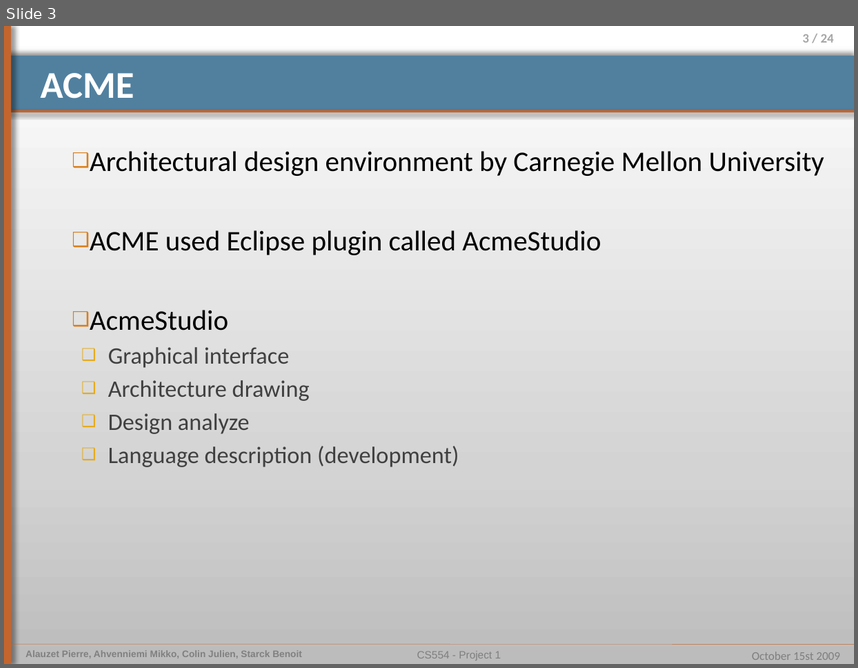
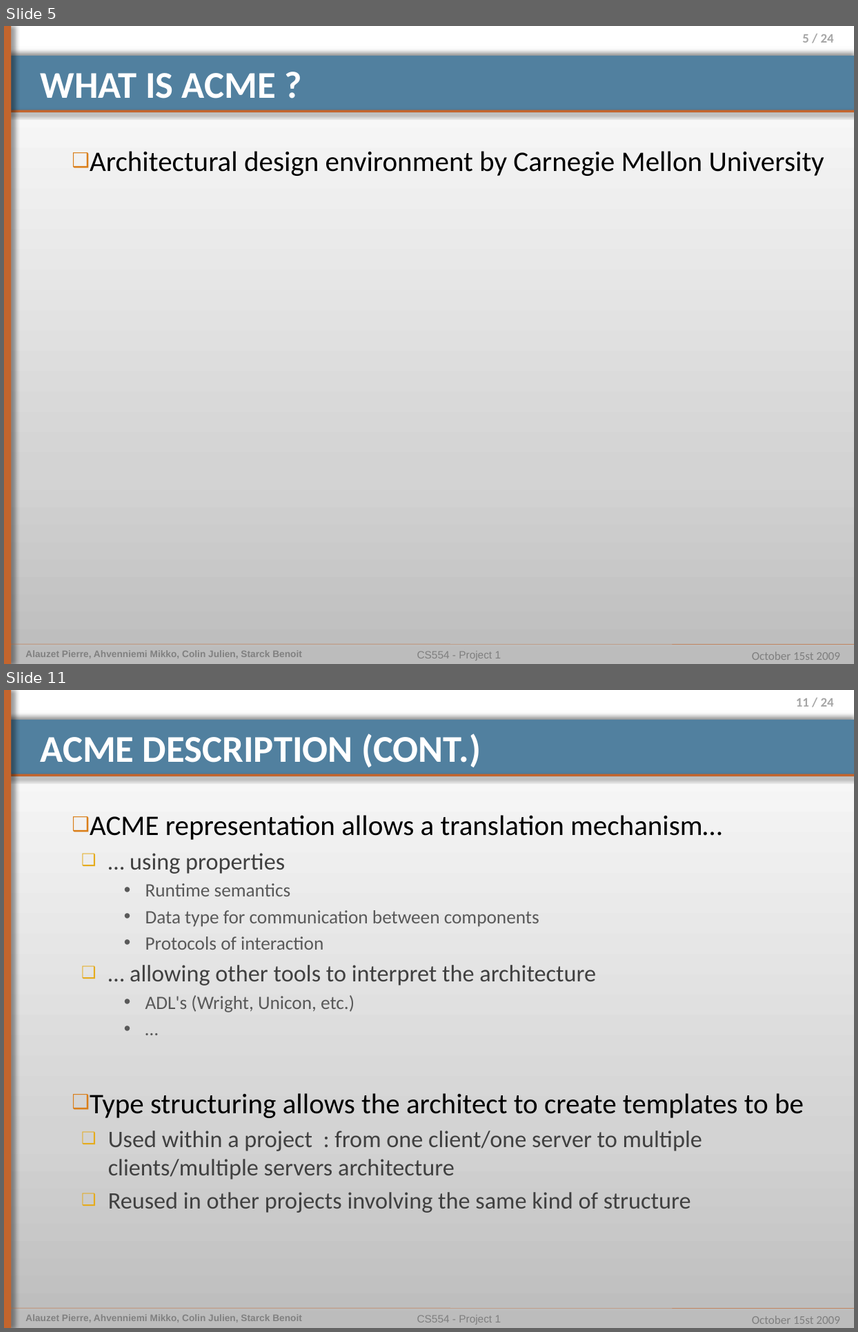
Before and after one commit to pierrealauzet/euroteam, a slide deck: Project 2/Part1/CS554_EuroTeam_Project2_OP4.pptx. Shown one above the other, each under a label of ours: slide 3 before the commit, slides 5 and 11 after it; the slides between them are not shown. The pictures are 858x668 and 858x1332 pixels, drawn with LibreOffice and Linux fonts; fonts in the diff are those of the drawing. Boxes give left, top, right and bottom in pixels: in the first picture for what was removed or moved away, otherwise in the second. Text is boxed around its words. In the diff, an @@ line names an element or a change of style, - is before the commit and + after.

```diff
--- a/Project 2/Part1/CS554_EuroTeam_Project2_OP4.pptx
+++ b/Project 2/Part1/CS554_EuroTeam_Project2_OP4.pptx
@@ slide 11 added at [4, 690, 854, 1328], background gradient #BDBDBD to #D3D3D3 to #FFFFFF; not listed: 9 template elements that a slide beside it also shows @@
@@ title added at [41, 733, 481, 767], 32 pt, text #FFFFFF, bold @@
+ACME DESCRIPTION (CONT.)
@@ text added at [90, 815, 804, 1212], 20 pt, text #404040 @@
+❑ ACME representation allows a translation mechanism…
+  ❑ … using properties
+    • Runtime semantics
+    • Data type for communication between components
+    • Protocols of interaction
+  ❑ … allowing other tools to interpret the architecture
+    • ADL's (Wright, Unicon, etc.)
+    • …
+❑ Type structuring allows the architect to create templates to be
+  ❑ Used within a project : from one client/one server to multiple clients/multiple servers architecture
+  ❑ Reused in other projects involving the same kind of structure
@@ what was slide 3 is now slide 5 @@
@@ slide 5 changed as well @@
@@ page number at [802, 34, 834, 43]: text changed @@
-3 / 24
+5 / 24
@@ title at [41, 73, 276, 98]: text changed @@
-ACME
+WHAT IS ACME ?
@@ text at [90, 230, 601, 467]: paragraphs removed @@
-❑ ACME used Eclipse plugin called AcmeStudio
-❑ AcmeStudio
-  ❑ Graphical interface
-  ❑ Architecture drawing
-  ❑ Design analyze
-  ❑ Language description (development)
```
Also in this commit, not shown: 3 other slides changed, 15 other slides added, 2 slides removed, 5 other files.
